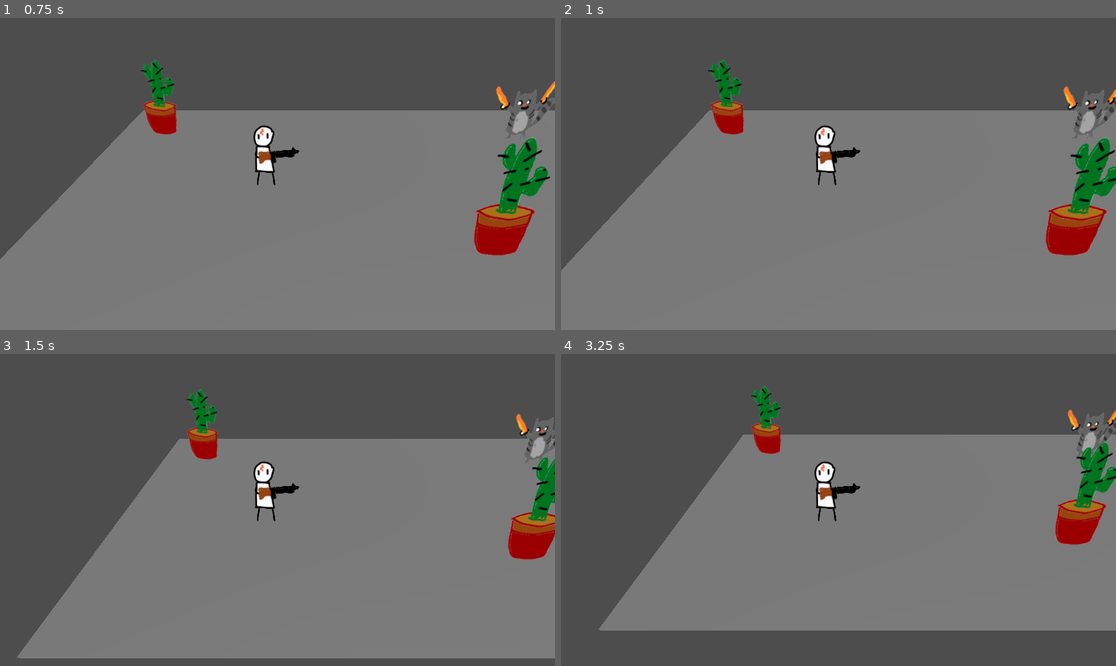
Above: before the commit, frames 1-4 (two rows, left to right).
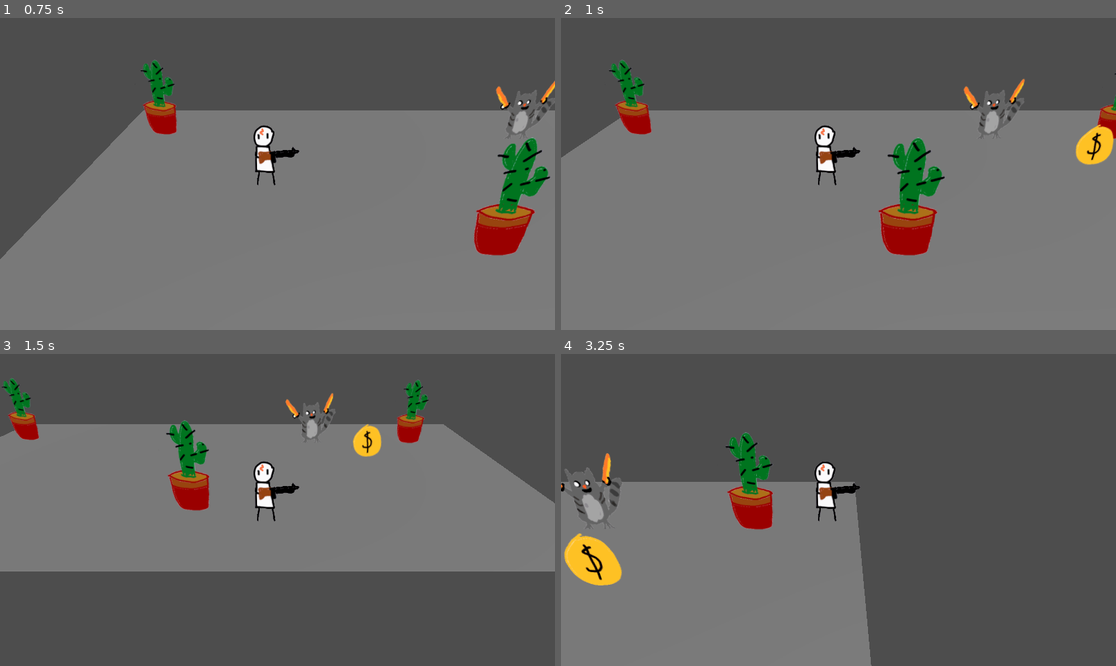
Above: after the commit, the same moments.

Repository: gmuGADIG/DEADSHOT
Game: Godot game, scene res://test_scenes/example_scene.tscn
Same seed, same stepped clock (60 frames per second), same inputs: the game is played once before the commit and once after it.
Inputs:
- Up to frame 1 (0.75 s): tap Enter at 0.5 s; hold D (move_right) from 0.53 s (still down); hold E (interact) from 0.53 s (still down)
- Up to frame 2 (1 s): keep holding D (move_right); keep holding E (interact); tap Space (roll) at 0.8 s
- Up to frame 3 (1.5 s): release D (move_right) at 1.28 s; release E (interact) at 1.28 s; hold S (move_down) from 1.28 s (still down); tap Space (roll) at 1.35 s
- Up to frame 4 (3.25 s): tap E (interact) at 1.55, 3.05 s; release S (move_down) at 2.03 s; hold D (move_right) 2.03-2.78 s; hold E (interact) 2.03-2.78 s; tap Space (roll) at 2.3, 2.85 s; hold W (move_up) from 2.78 s (still down)

Frame 1 is identical in both runs. In frame 2, 14% of the frame differs, in the area x 0-100%, y 13-81%; in frame 3, 45%; in frame 4, 48%, in the area x 0-100%, y 10-100%.

Commit message:
Moved save buttons to pause menu (temp fix)

Diff:
--- a/menu/pause_menu/pause_menu.gd
+++ b/menu/pause_menu/pause_menu.gd
@@ -90,3 +90,11 @@
 	already_tried_to_close = false
 	#Resetting button label.
 	close_button.text = _initial_close_button_text
+
+func _on_save_button_pressed() -> void:
+	_on_resume_pressed()
+	Save.save_game()
+
+func _on_load_button_pressed() -> void:
+	_on_resume_pressed()
+	Save.load_game()
--- a/menu/pause_menu/pause_menu.tscn
+++ b/menu/pause_menu/pause_menu.tscn
@@ -60,3 +60,42 @@
 [node name="CloseGameButton" type="Button" parent="Panel/VBoxContainer"]
 layout_mode = 2
 text = "CLOSE GAME"
+
+[node name="TestLabel" type="Label" parent="Panel"]
+layout_mode = 1
+anchors_preset = 7
+anchor_left = 0.5
+anchor_top = 1.0
+anchor_right = 0.5
+anchor_bottom = 1.0
+offset_left = -127.0
+offset_top = -70.0
+offset_right = 127.0
+offset_bottom = -47.0
+grow_horizontal = 2
+grow_vertical = 0
+text = "these buttons are just for testing"
+
+[node name="HBoxContainer" type="HBoxContainer" parent="Panel"]
+layout_mode = 1
+anchors_preset = 12
+anchor_top = 1.0
+anchor_right = 1.0
+anchor_bottom = 1.0
+offset_top = -39.0
+offset_bottom = -8.0
+grow_horizontal = 2
+grow_vertical = 0
+theme_override_constants/separation = 54
+alignment = 1
+
+[node name="SaveButton" type="Button" parent="Panel/HBoxContainer"]
+layout_mode = 2
+text = "Save"
+
+[node name="LoadButton" type="Button" parent="Panel/HBoxContainer"]
+layout_mode = 2
+text = "Load"
+
+[connection signal="pressed" from="Panel/HBoxContainer/SaveButton" to="." method="_on_save_button_pressed"]
+[connection signal="pressed" from="Panel/HBoxContainer/LoadButton" to="." method="_on_load_button_pressed"]
--- a/world/player/player.gd
+++ b/world/player/player.gd
@@ -26,14 +26,6 @@
 	print("player ready")
 	instance = self
 
-func _input(event: InputEvent) -> void:
-	if event.is_action_pressed("interact"):
-		Save.save_game()
-
-	if event.is_action_pressed("roll"):
-		print("Spacec")
-		Save.load_game()
-
 func _physics_process(_delta: float) -> void:
 	if Input.is_action_just_pressed("roll"):
 		begin_roll()
